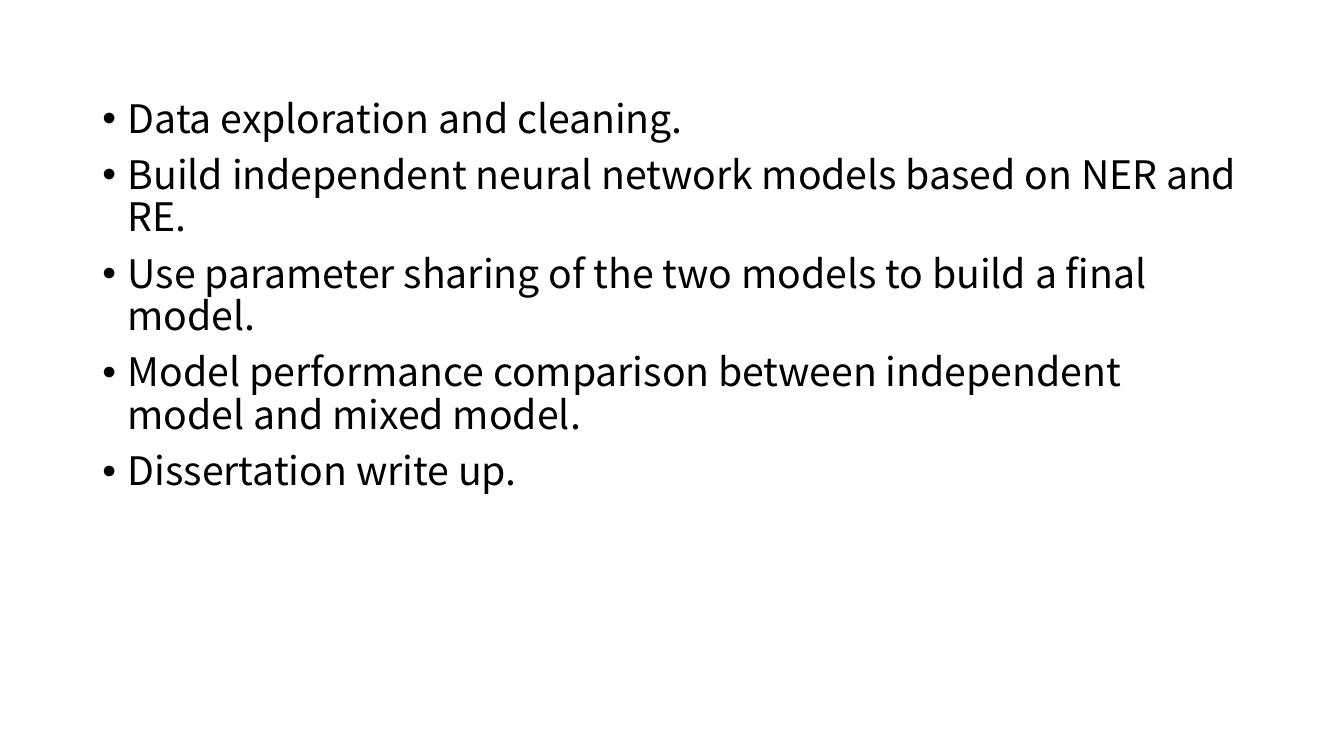
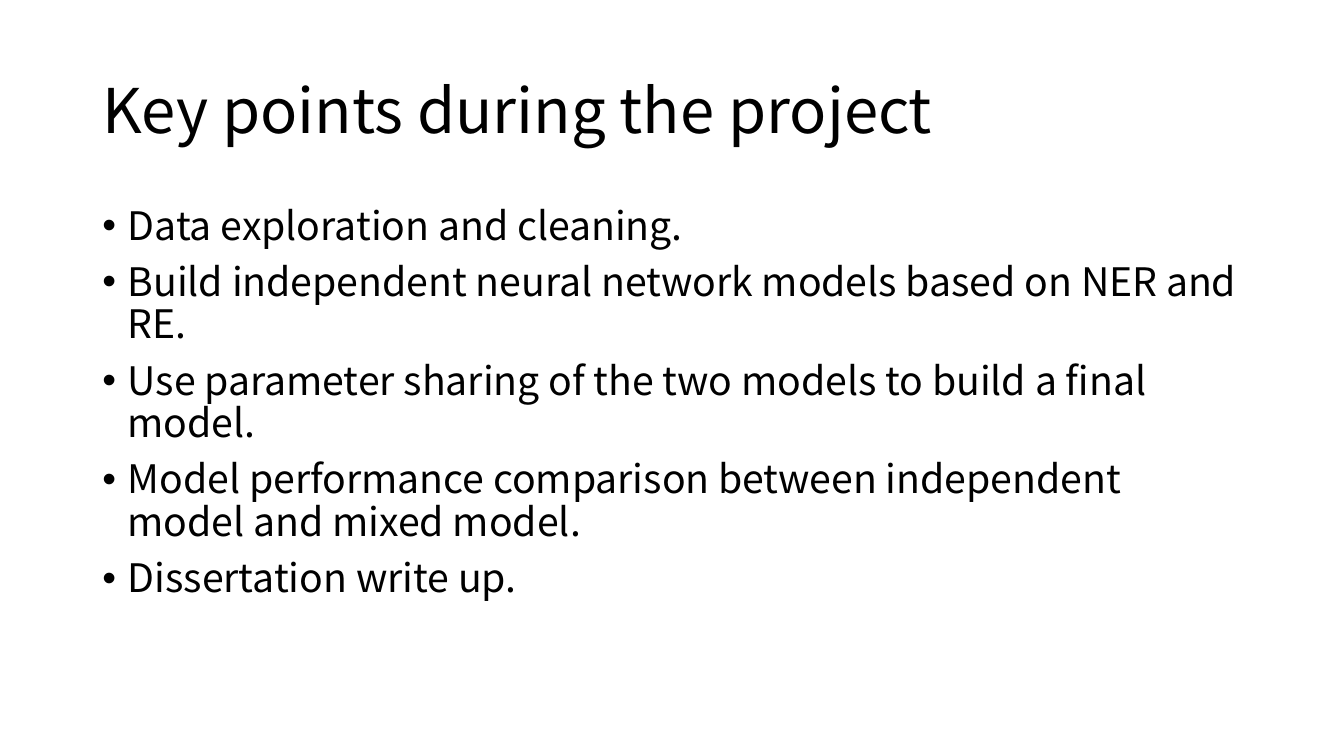
Before and after one commit to LQZ08/KCL-Master-Project, a slide deck: slide 2 of Project Proposal/Proposal.pptx. Drawn at 1344x756 pixels with LibreOffice and Linux fonts; fonts in the diff are those of the drawing. Boxes give left, top, right and bottom in pixels: in the first picture for what was removed or moved away, otherwise in the second. Text is boxed around its words. In the diff, an @@ line names an element or a change of style, - is before the commit and + after.

```diff
--- a/Project Proposal/Proposal.pptx
+++ b/Project Proposal/Proposal.pptx
@@ title added at <box>102,84,932,149</box>, 44 pt, text #000000 @@
+Key points during the project
@@ text "Data exploration and cleaning.": place and size @@
-text "Data exploration and cleaning." at <box>128,101,1236,494</box>
+text "Data exploration and cleaning." at <box>128,208,1236,601</box>
```
Also in this commit, not shown: 1 other file.
